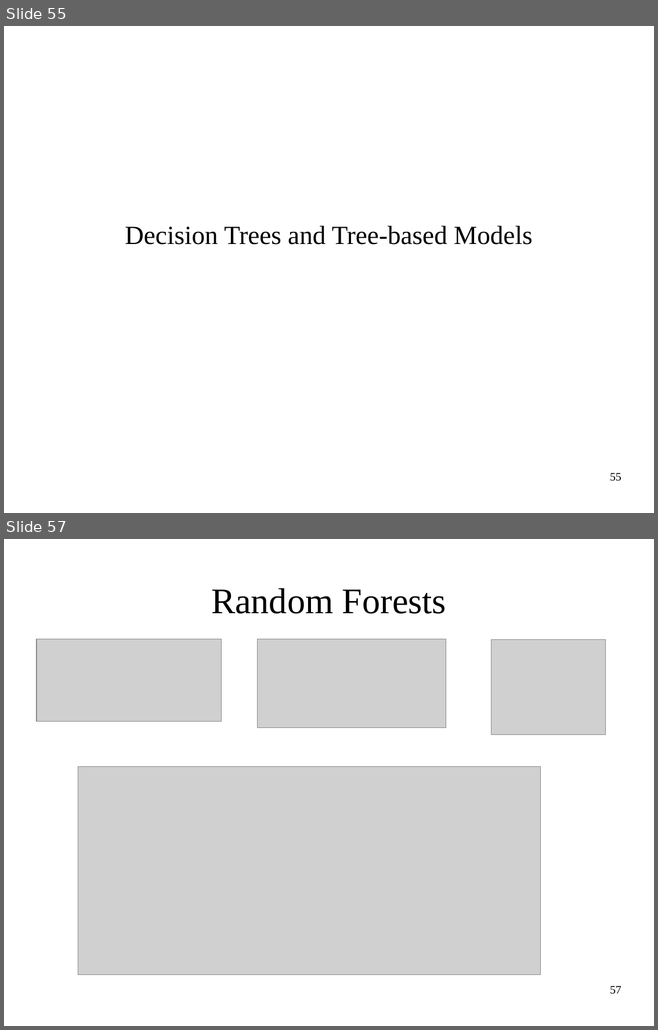
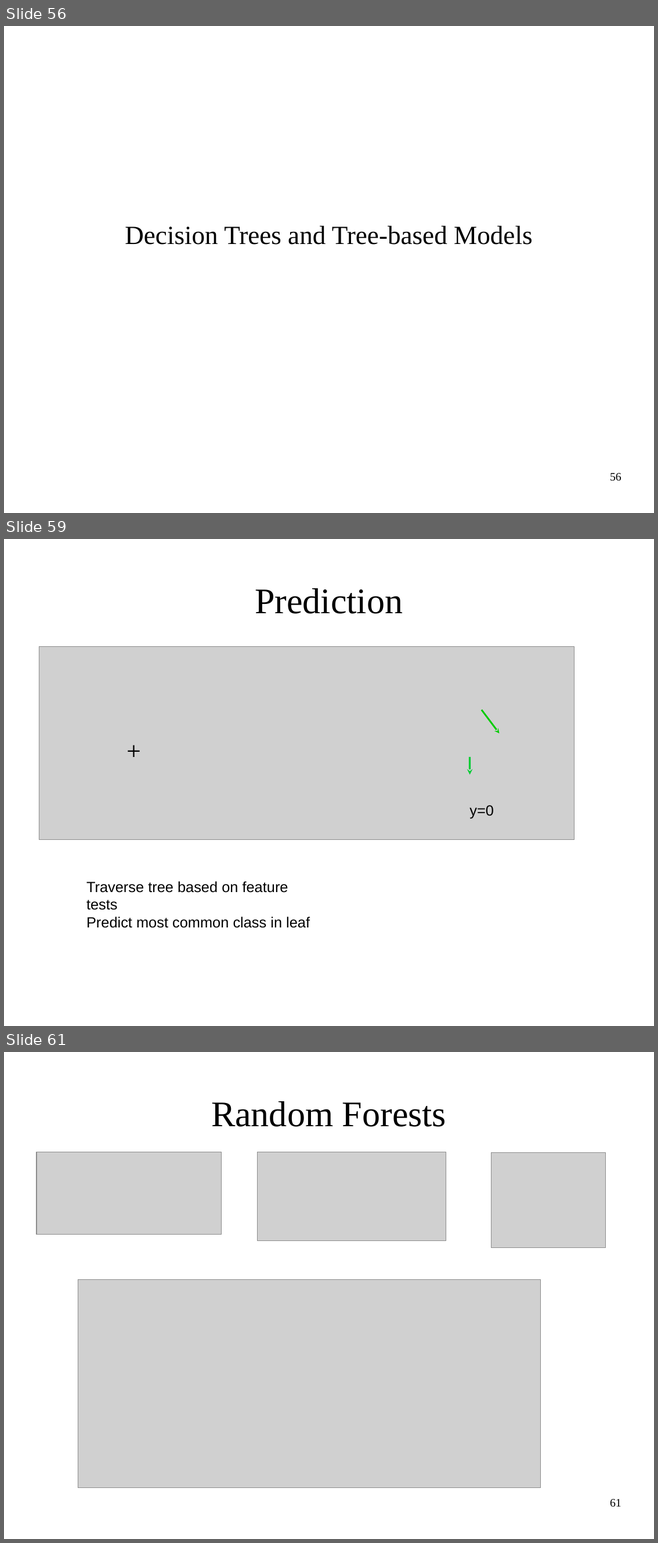
Before and after one commit to amueller/ml-workshop-1-of-4, a slide deck: intro-to-machine-learning-odsc-masterclass-2017.odp. Shown one above the other, each under a label of ours: slides 55 and 57 before the commit, slides 56, 59 and 61 after it; the slides between them are not shown. The pictures are 658x1030 and 658x1543 pixels, drawn with LibreOffice and Linux fonts; fonts in the diff are those of the drawing; grey boxes stand for pictures. Boxes give left, top, right and bottom in pixels: in the first picture for what was removed or moved away, otherwise in the second. Text is boxed around its words. In the diff, an @@ line names an element or a change of style, - is before the commit and + after.

```diff
--- a/intro-to-machine-learning-odsc-masterclass-2017.odp
+++ b/intro-to-machine-learning-odsc-masterclass-2017.odp
@@ slide 59 added at [4,539,654,1026], background #FFFFFF @@
@@ title added at [255,588,402,614], 44 pt, text #000000 @@
+Prediction
@@ picture added at [39,647,574,839] @@
@@ arrow added from (481, 710) to (499, 733), #00CC00 2.01 pt @@
@@ plus added at [128,745,140,757], fill #000000 @@
@@ arrow added from (470, 757) to (470, 775), #00CC33 2.3 pt @@
@@ text added at [469,805,494,819], 18 pt, text #000000 @@
+y=0
@@ text added at [86,881,310,928], 18 pt, text #000000 @@
+Traverse tree based on feature tests
+Predict most common class in leaf
@@ what was slide 55 is now slide 56 @@
@@ page number at [610,473,621,481]: text changed @@
-55
+56
@@ what was slide 57 is now slide 61 @@
@@ page number at [610,1499,621,1507]: text changed @@
-57
+61
```
Also in this commit, not shown: 4 slides changed, 4 other slides added, 1 slide removed, 3 other files.
